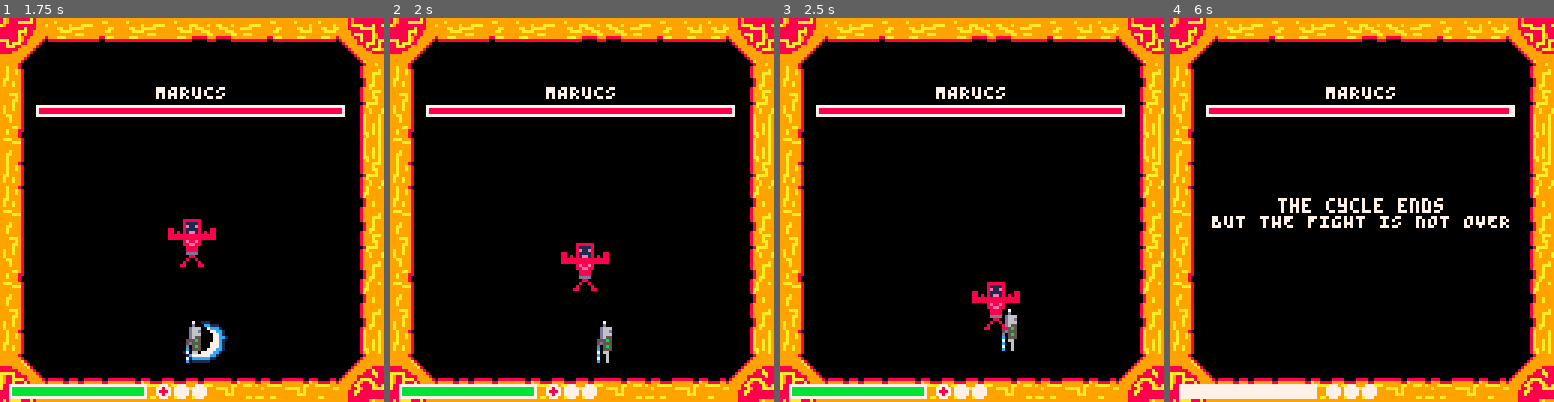
Above: before the commit, frames 1-4 (left to right).
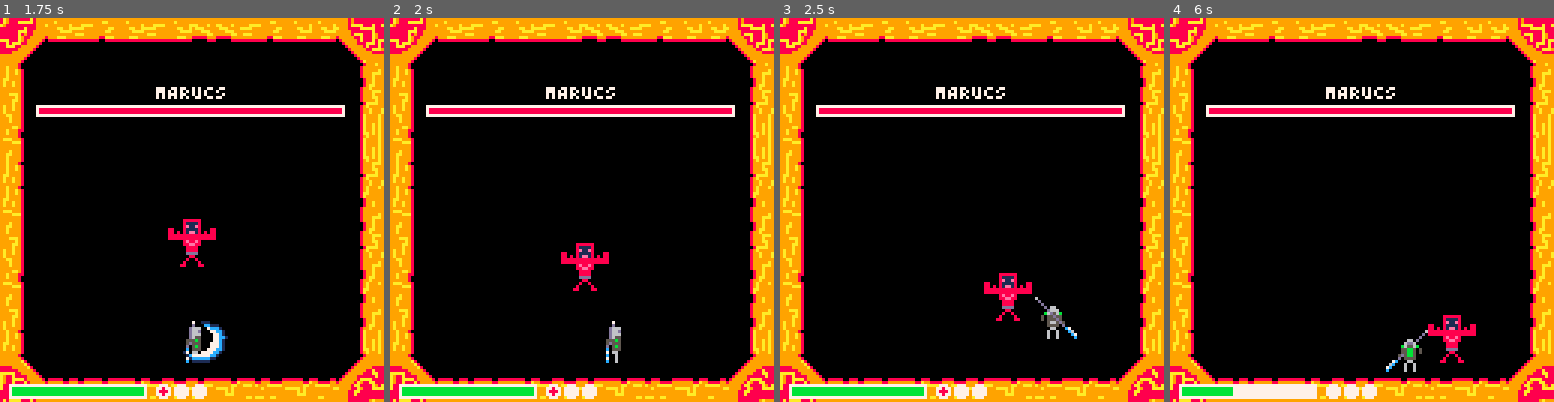
Above: after the commit, the same moments.

Repository: multikorv/pico8-godbusters
Game: PICO-8 cartridge godbusters.p8
Two runs of this game, one before a commit and one after it. Both use one fixed random seed, a clock stepped at 60 frames per second and the inputs below.
Inputs:
- Up to frame 1 (1.75 s): tap X (X key) at 0.33, 1.07 s; tap O (Z key) at 0.7, 1.7 s; hold Right from 1.6 s (still down)
- Up to frame 2 (2 s): keep holding Right; tap X (X key) at 1.85 s
- Up to frame 3 (2.5 s): release Right at 2.1 s; tap O (Z key) at 2.1 s; hold Up 2.15-2.42 s; hold Right from 2.47 s (still down)
- Up to frame 4 (6 s): tap O (Z key) every 0.4 s from 2.5 to 5.7 s; tap X (X key) at 2.97, 4.08, 5.2 s; release Right at 3.03 s; hold Left 3.08-3.58 s; hold Down 3.63-3.97 s; hold Right 4.02-4.68 s; hold Up 4.73-5.03 s; hold Left 5.08-5.68 s; hold Down from 5.73 s (still down)

Frame 1 is identical in both runs. In frame 2, 0.4% of the frame differs, in the area x 53-61%, y 78-90%; in frame 3, 1.5%; in frame 4, 2.9%, in the area x 3-90%, y 23-99%.

Commit message:
Fix an issue where going back to walking state always reset the speed as if coming from a dash

Diff:
--- a/godbusters.p8
+++ b/godbusters.p8
@@ -294,9 +294,10 @@
         -- ****** STATE ******
         if self.time_left_in_state == 0 then
             if self.state != action_states.walking then
+                if self.state == action_states.dashing then
+                    self.velocity = self.velocity * vec:new({x = 1/self.dash_speed, y = 1/self.dash_speed, z = 1/self.dash_speed})
+                end
                 self.state = action_states.walking
-                self.velocity = self.velocity * vec:new({x = 1/self.dash_speed, y = 1/self.dash_speed, z = 1/self.dash_speed})
-                --self.time_left_in_state = 0.15;
             elseif btnp(5) and self.num_dashes > 0 then
                 self.state = action_states.dashing
                 self.time_left_in_state = 0.1;
@@ -314,10 +315,6 @@
                     end
                     sfx(60)
                 end
-            elseif self.state != action_states.walking then
-                self.state = action_states.walking
-                self.velocity = self.velocity * vec:new({x = 1/self.dash_speed, y = 1/self.dash_speed, z = 1/self.dash_speed})
-                --self.time_left_in_state = 0.15;
             end
         else
             self.time_left_in_state = max(0, self.time_left_in_state - dt)
